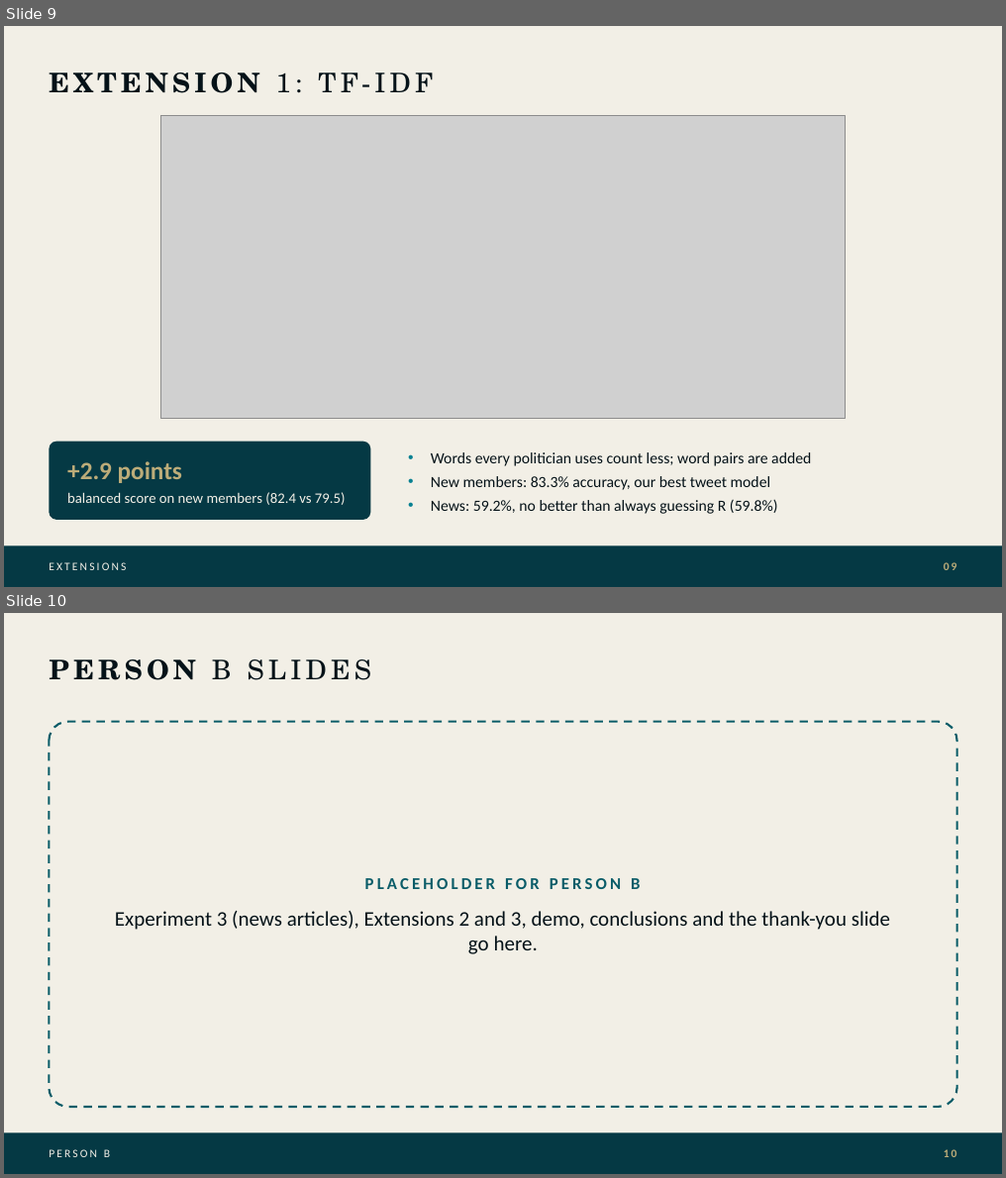
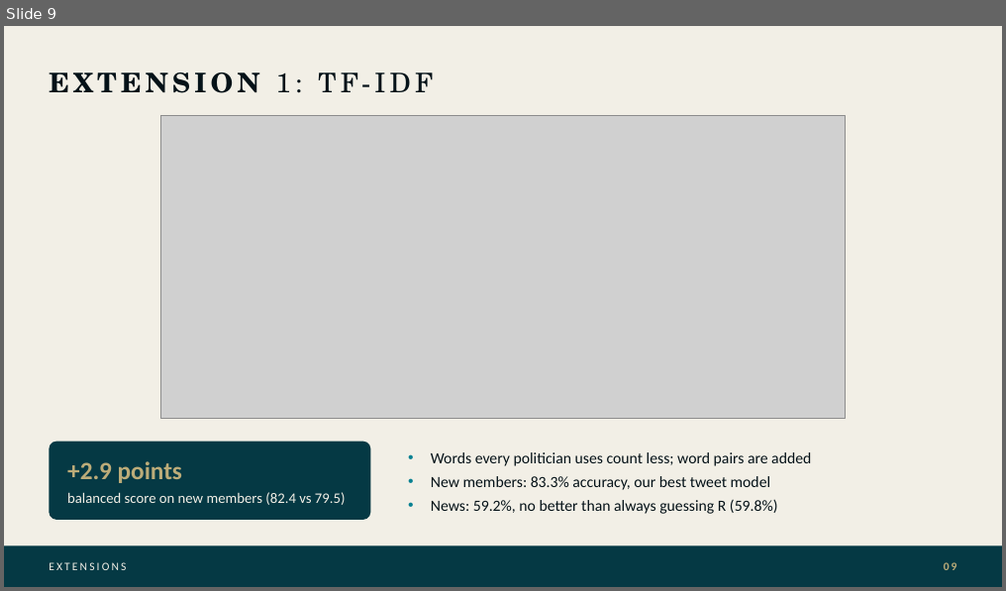
Before and after one commit to SonuAkash-collab/news-political-bias-classifier, a slide deck: docs/slides/deck.pptx. Shown one above the other, each under a label of ours: slides 9 and 10 before the commit, slide 9 after it. The pictures are 1006x1178 and 1006x591 pixels, drawn with LibreOffice and Linux fonts; fonts in the diff are those of the drawing; grey boxes stand for pictures. Boxes give left, top, right and bottom in pixels: in the first picture for what was removed or moved away, otherwise in the second. Text is boxed around its words. In the diff, an @@ line names an element or a change of style, - is before the commit and + after.

```diff
--- a/docs/slides/deck.pptx
+++ b/docs/slides/deck.pptx
@@ slide 10 removed at (x1=4, y1=613, x2=1002, y2=1174), background #F2EFE6 @@
@@ text removed at (x1=49, y1=660, x2=372, y2=680) @@
-PERSON B SLIDES
@@ rounded rectangle removed at (x1=49, y1=722, x2=957, y2=1107) @@
@@ text removed at (x1=115, y1=878, x2=890, y2=955) @@
-PLACEHOLDER FOR PERSON B
-Experiment 3 (news articles), Extensions 2 and 3, demo, conclusions and the thank-you slide go here.
@@ rectangle removed at (x1=4, y1=1134, x2=1002, y2=1174) @@
@@ text removed at (x1=49, y1=1150, x2=110, y2=1157) @@
-PERSON B
@@ text removed at (x1=944, y1=1150, x2=957, y2=1157) @@
-10
```
Also in this commit, not shown: 8 slides added.
